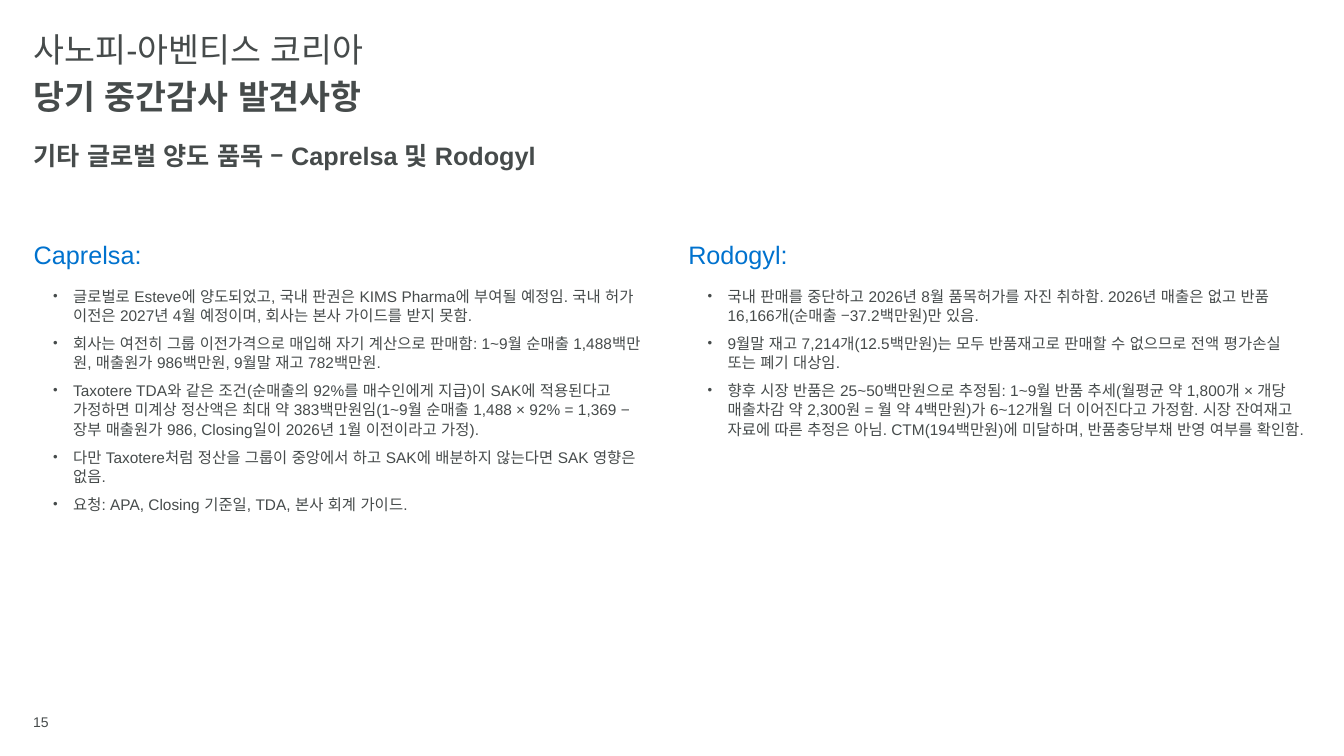
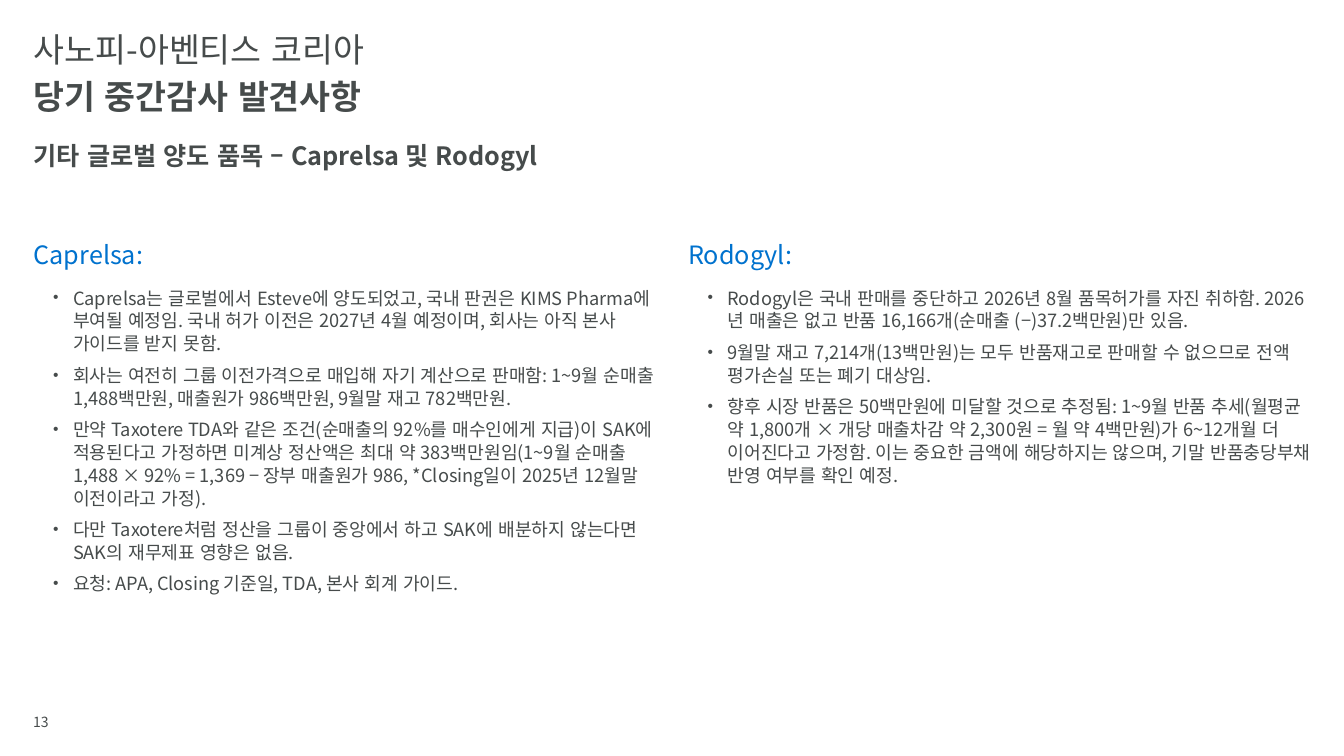
Before and after one commit to hansesle-maker/code, a slide deck: slide 13 of deliverables/SAK_FY2026_Interim_Closing_KO.pptx (slide 15 before the commit). Drawn at 1344x756 pixels with LibreOffice and Linux fonts; fonts in the diff are those of the drawing; background and template pictures are left out. Boxes give left, top, right and bottom in pixels: in the first picture for what was removed or moved away, otherwise in the second. Text is boxed around its words. In the diff, an @@ line names an element or a change of style, - is before the commit and + after.

```diff
--- a/deliverables/SAK_FY2026_Interim_Closing_KO.pptx
+++ b/deliverables/SAK_FY2026_Interim_Closing_KO.pptx
@@ font Arial to Noto Sans CJK KR in 3 elements at bbox=[34, 244, 143, 270], bbox=[688, 244, 792, 271], bbox=[34, 144, 537, 171] @@
@@ text at bbox=[73, 290, 651, 352]: text changed; size 11 to 13 pt; font Arial to Noto Sans CJK KR @@
-  • 글로벌로 Esteve에 양도되었고, 국내 판권은 KIMS Pharma에 부여될 예정임. 국내 허가 이전은 2027년 4월 예정이며, 회사는 본사 가이드를 받지 못함.
+  • Caprelsa는 글로벌에서 Esteve에 양도되었고, 국내 판권은 KIMS Pharma에 부여될 예정임. 국내 허가 이전은 2027년 4월 예정이며, 회사는 아직 본사 가이드를 받지 못함.
@@ text at bbox=[728, 290, 1310, 484]: text changed; size 11 to 13 pt; font Arial to Noto Sans CJK KR @@
-  • 국내 판매를 중단하고 2026년 8월 품목허가를 자진 취하함. 2026년 매출은 없고 반품 16,166개(순매출 −37.2백만원)만 있음.
-  • 9월말 재고 7,214개(12.5백만원)는 모두 반품재고로 판매할 수 없으므로 전액 평가손실 또는 폐기 대상임.
-  • 향후 시장 반품은 25~50백만원으로 추정됨: 1~9월 반품 추세(월평균 약 1,800개 × 개당 매출차감 약 2,300원 = 월 약 4백만원)가 6~12개월 더 이어진다고 가정함. 시장 잔여재고 자료에 따른 추정은 아님. CTM(194백만원)에 미달하며, 반품충당부채 반영 여부를 확인함.
+  • Rodogyl은 국내 판매를 중단하고 2026년 8월 품목허가를 자진 취하함. 2026년 매출은 없고 반품 16,166개(순매출 (−)37.2백만원)만 있음.
+  • 9월말 재고 7,214개(13백만원)는 모두 반품재고로 판매할 수 없으므로 전액 평가손실 또는 폐기 대상임.
+  • 향후 시장 반품은 50백만원에 미달할 것으로 추정됨: 1~9월 반품 추세(월평균 약 1,800개 × 개당 매출차감 약 2,300원 = 월 약 4백만원)가 6~12개월 더 이어진다고 가정함. 이는 중요한 금액에 해당하지는 않으며, 기말 반품충당부채 반영 여부를 확인 예정.
@@ text at bbox=[73, 367, 654, 595]: size 11 to 13 pt, font Arial to Noto Sans CJK KR in "회사는 여전히 그룹 이전가격으로 매입해 자기 계산으로 ...", "요청: APA, Closing 기준일, TDA, 본사 회계 ..." @@
@@ text at bbox=[73, 421, 652, 561]: text changed; size 11 to 13 pt; font Arial to Noto Sans CJK KR @@
-  • Taxotere TDA와 같은 조건(순매출의 92%를 매수인에게 지급)이 SAK에 적용된다고 가정하면 미계상 정산액은 최대 약 383백만원임(1~9월 순매출 1,488 × 92% = 1,369 − 장부 매출원가 986, Closing일이 2026년 1월 이전이라고 가정).
-  • 다만 Taxotere처럼 정산을 그룹이 중앙에서 하고 SAK에 배분하지 않는다면 SAK 영향은 없음.
+  • 만약 Taxotere TDA와 같은 조건(순매출의 92%를 매수인에게 지급)이 SAK에 적용된다고 가정하면 미계상 정산액은 최대 약 383백만원임(1~9월 순매출 1,488 × 92% = 1,369 − 장부 매출원가 986, *Closing일이 2025년 12월말 이전이라고 가정).
+  • 다만 Taxotere처럼 정산을 그룹이 중앙에서 하고 SAK에 배분하지 않는다면 SAK의 재무제표 영향은 없음.
@@ page number at bbox=[33, 716, 49, 727]: text changed; font Arial to Noto Sans CJK KR @@
-15
+13
```
Also in this commit, not shown: 15 other slides changed, 2 slides removed, 1 other file.
